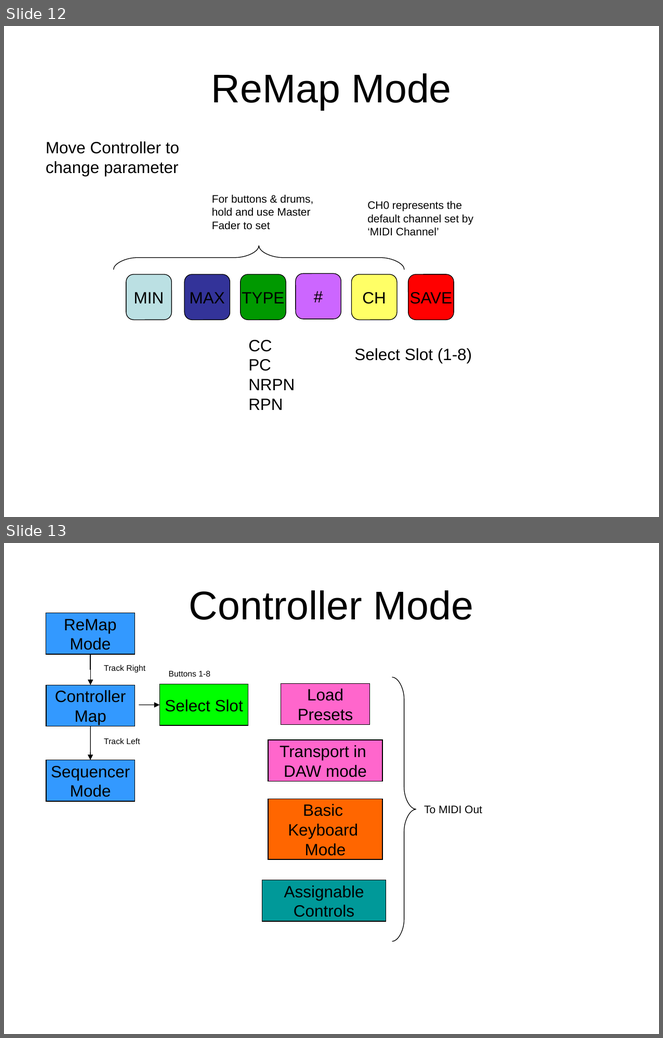
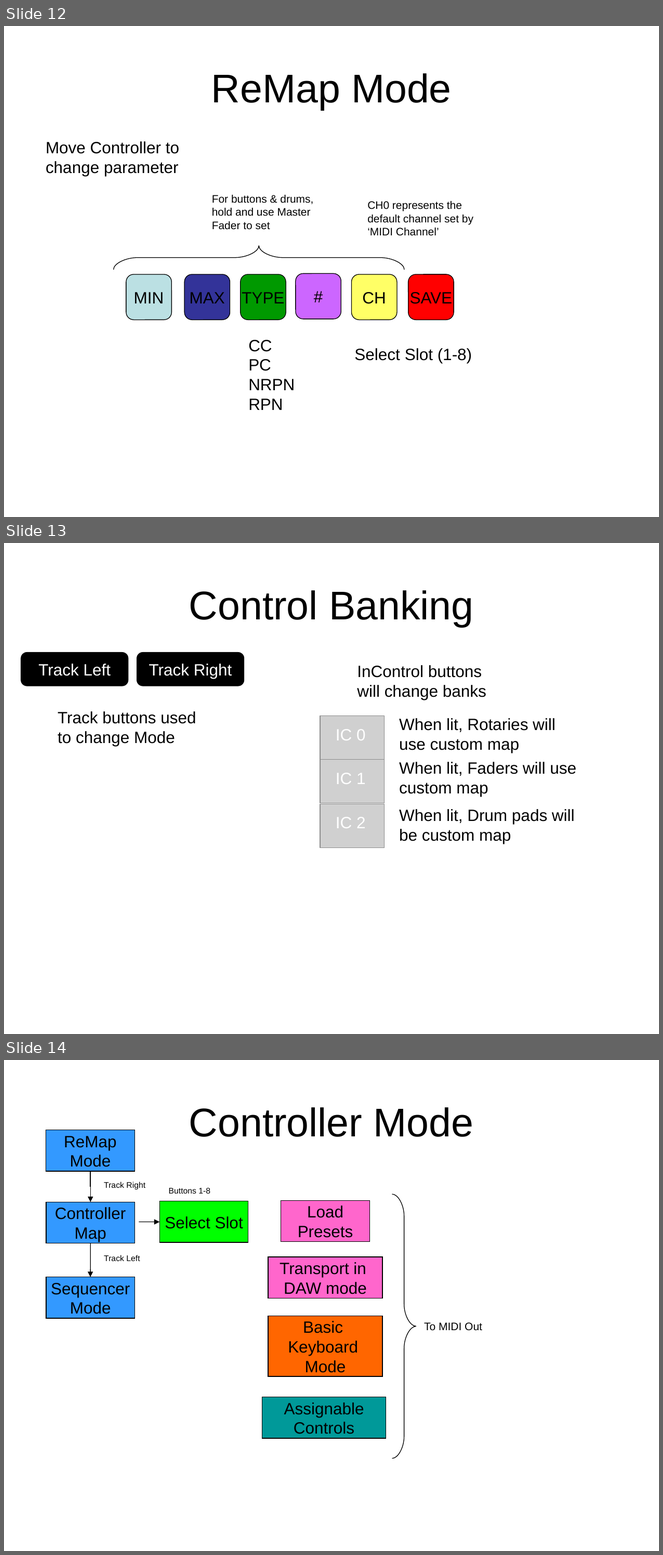
Before and after one commit to AdrianGin/NovationLaunchkey, a slide deck: res/TechDiagram.ppt. Shown one above the other, each under a label of ours: slides 12 and 13 before the commit, slides 12, 13 and 14 after it. The pictures are 663x1038 and 663x1555 pixels, drawn with LibreOffice and Linux fonts; fonts in the diff are those of the drawing; grey boxes stand for pictures. Boxes give left, top, right and bottom in pixels: in the first picture for what was removed or moved away, otherwise in the second. Text is boxed around its words. In the diff, an @@ line names an element or a change of style, - is before the commit and + after.

```diff
--- a/res/TechDiagram.ppt
+++ b/res/TechDiagram.ppt
@@ slide 13 added at (4, 543, 659, 1034), background #FFFFFF @@
@@ title added at (189, 590, 474, 627), 44 pt, text #000000 @@
+Control Banking
@@ rounded rectangle added at (22, 653, 128, 685), fill #000000, outline #000000 2.01 pt, 18 pt, text #FFFFFF @@
+Track Left
@@ rounded rectangle added at (138, 653, 244, 685), fill #000000, outline #000000 2.01 pt, 18 pt, text #FFFFFF @@
+Track Right
@@ text added at (357, 665, 487, 700), 18 pt, text #000000 @@
+InControl buttons will change banks
@@ text added at (58, 711, 196, 746), 18 pt, text #000000 @@
+Track buttons used to change Mode
@@ picture added at (321, 716, 385, 760) @@
@@ text added at (336, 729, 366, 741), 18 pt, text #FFFFFF @@
+IC 0
@@ text added at (399, 718, 556, 753), 18 pt, text #000000 @@
+When lit, Rotaries will use custom map
@@ picture added at (321, 760, 385, 804) @@
@@ text added at (336, 773, 366, 784), 18 pt, text #FFFFFF @@
+IC 1
@@ text added at (399, 762, 577, 797), 18 pt, text #000000 @@
+When lit, Faders will use custom map
@@ picture added at (321, 805, 385, 848) @@
@@ text added at (336, 817, 366, 828), 18 pt, text #FFFFFF @@
+IC 2
@@ text added at (399, 809, 575, 844), 18 pt, text #000000 @@
+When lit, Drum pads will be custom map
@@ what was slide 13 is now slide 14 @@
```
Also in this commit, not shown: 4 other files.
